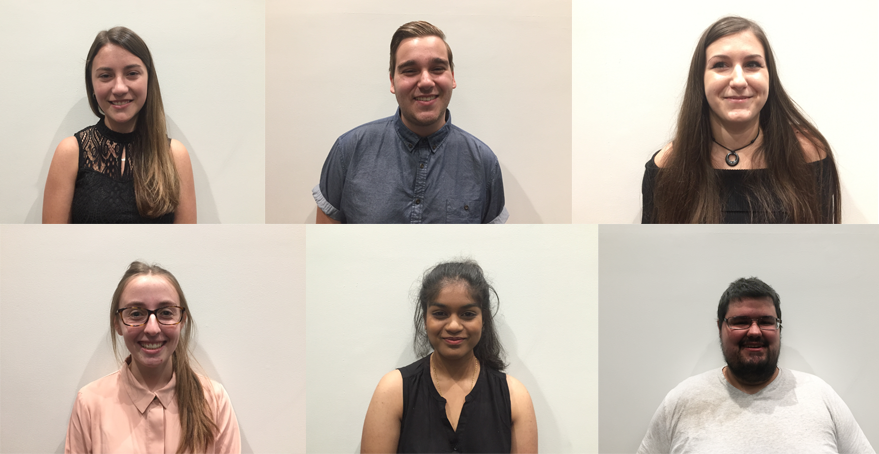
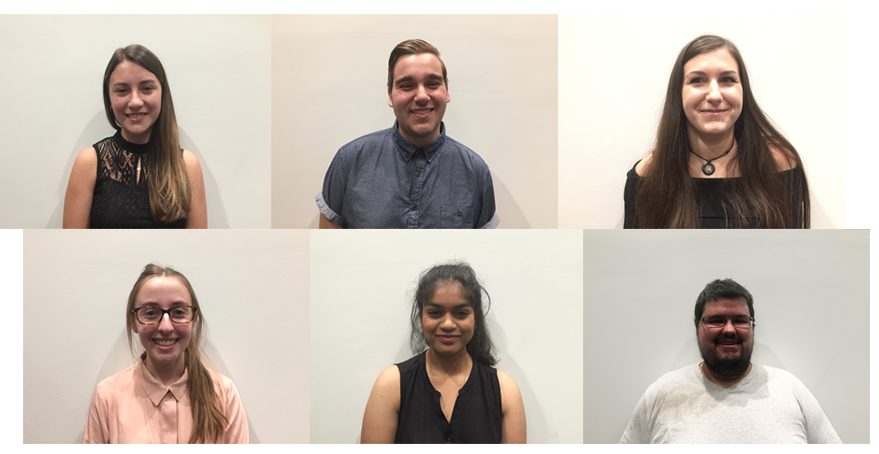
Layer changes from the first 879 × 454 image to the second:
painted on "Layer 3" over [558, 0, 878, 229]
painted on "Layer 4" over [265, 0, 572, 229]
painted on "Layer 2" over [0, 0, 271, 229]
painted on "Layer 5" over [0, 224, 310, 454]
painted on "Layer 6" over [291, 224, 598, 454]
painted on "Layer 7" over [533, 174, 879, 454]
painted on "Layer 1" over [583, 224, 879, 454]
